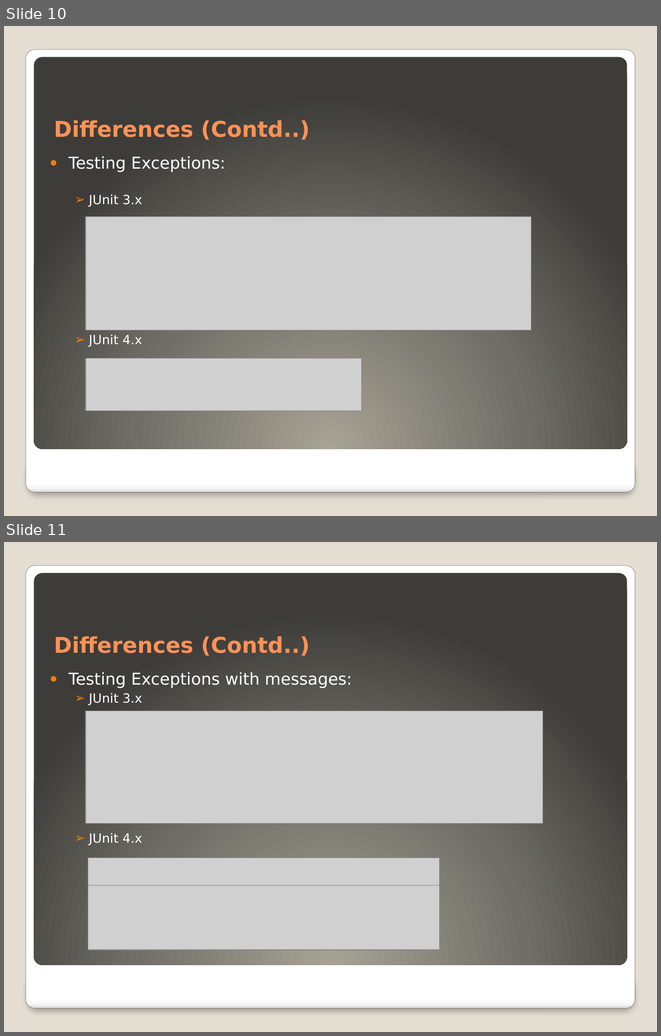
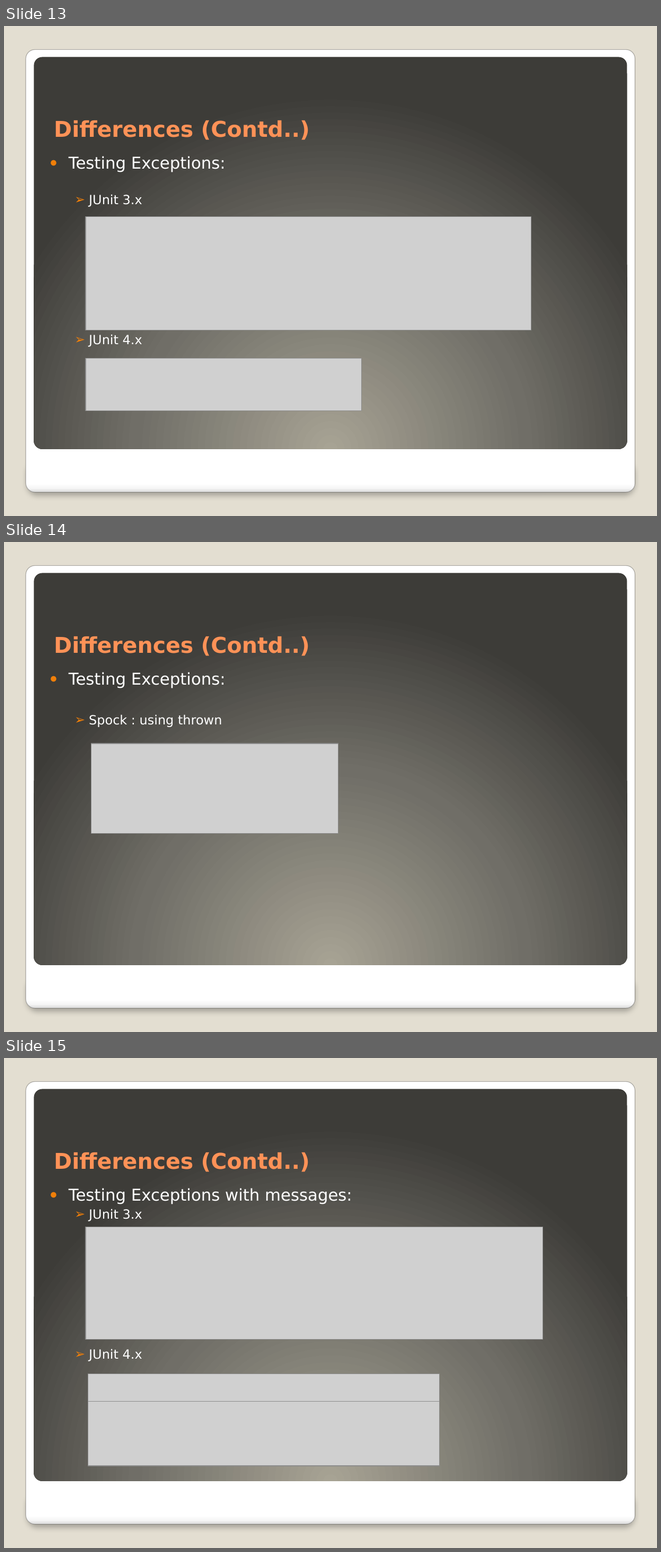
Before and after one commit to ayazlakdawala/JUnitMigration3.x-4.x, a slide deck: TechiNar Series-Unit Testing Frameworks Demo.pptx. Shown one above the other, each under a label of ours: slides 10 and 11 before the commit, slides 13, 14 and 15 after it. The pictures are 661x1036 and 661x1552 pixels, drawn with LibreOffice and Linux fonts; fonts in the diff are those of the drawing; grey boxes stand for pictures. Boxes give left, top, right and bottom in pixels: in the first picture for what was removed or moved away, otherwise in the second. Text is boxed around its words. In the diff, an @@ line names an element or a change of style, - is before the commit and + after.

Commit message:
added new spock features to the project

```diff
--- a/TechiNar Series-Unit Testing Frameworks Demo.pptx
+++ b/TechiNar Series-Unit Testing Frameworks Demo.pptx
@@ slide 14 added at (x1=4, y1=542, x2=657, y2=1032), background #E3DED1; not listed: 3 template elements that a slide beside it also shows @@
@@ title added at (x1=54, y1=636, x2=310, y2=656), 24 pt, text #FF9258, bold @@
+Differences (Contd..)
@@ text added at (x1=69, y1=672, x2=226, y2=727), 18 pt, text #FFFFFF @@
+● Testing Exceptions:
+  ➢ Spock : using thrown
@@ picture added at (x1=91, y1=743, x2=338, y2=833) @@
@@ what was slide 10 is now slide 13 @@
@@ what was slide 11 is now slide 15 @@
```
Also in this commit, not shown: 8 slides changed, 9 other slides added, 2 other files.
